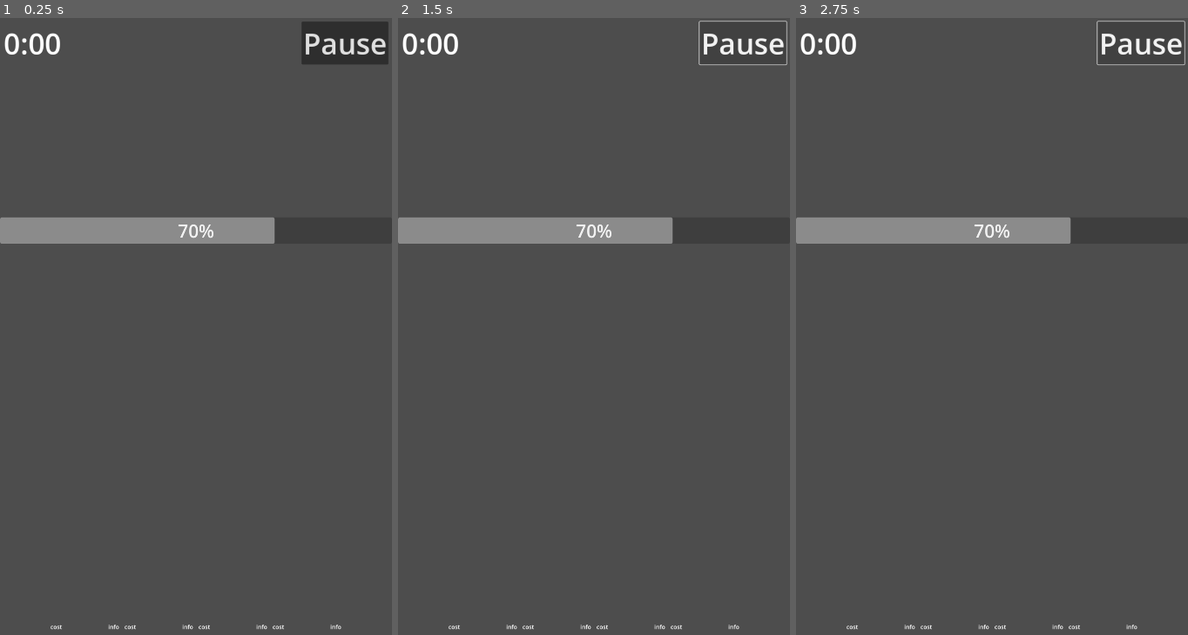
Above: before the commit, frames 1-3 (left to right).
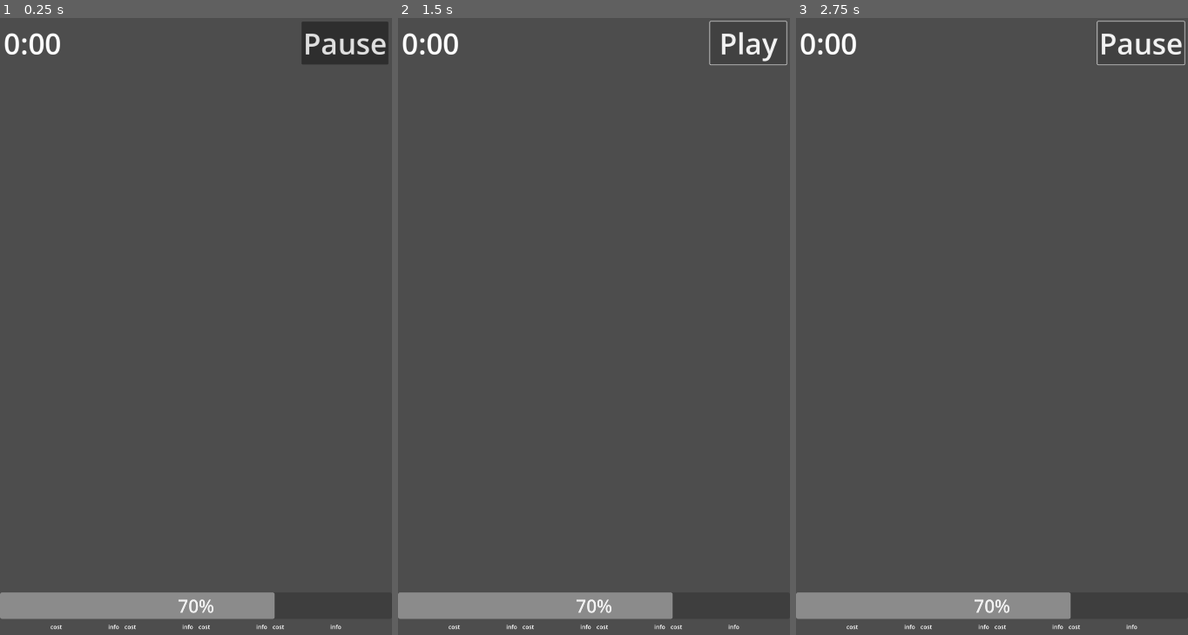
Above: after the commit, the same moments.

Repository: BerkZerker/CFG-Project
Game: Godot game, scene res://src/game/game.tscn
Two runs of this game, one before a commit and one after it. Both use one fixed random seed, a clock stepped at 60 frames per second and the inputs below.
Inputs (mouse positions are in pixels of both pictures, inside the frame that each line leads up to):
- Up to frame 1 (0.25 s): no input
- Up to frame 2 (1.5 s): tap Enter at 0.5 s; move the mouse to (680, 332) at 0.52 s; click (680, 332) at 0.67 s; click "Pause" at 1.25 s
- Up to frame 3 (2.75 s): click "Pause" (after the commit: "Play") at 2 s

The runs differ from the first frame. In frame 1, 6.0% of the frame differs, in the area x 0-70%, y 32-98%; in frame 2, 6.4%, in the area x 0-99%, y 0-98%; in frame 3, 6.0%.
Error before the commit: Parse Error: Preload file "res://src/cards/objects/entity/player/player_card.tscn" does not exist. (res://src/game/game.gd:8)

Commit message:
work on card drop areas

Diff:
--- a/src/cards/card.gd
+++ b/src/cards/card.gd
@@ -37,6 +37,8 @@
 func select(event : InputEvent) -> void:
 	is_pressed = true
 	touch_index = event.index
+	target_pos.x = event.position.x - size.x / 2.0
+	target_pos.y = event.position.y - size.y / 2.0
 #	on_action_card_selected.emit(self)
 #	#$AnimationPlayer.play("selected")
 
@@ -50,3 +52,7 @@
 #	# JUST FOR TESTING
 #	if is_snapped:
 #		Input.vibrate_handheld(50)
+
+
+func _on_area_2d_area_entered(area):
+	print('entered')
--- a/src/cards/card.tscn
+++ b/src/cards/card.tscn
@@ -1,6 +1,9 @@
-[gd_scene load_steps=3 format=3 uid="uid://qgf2qrsruc3k"]
+[gd_scene load_steps=4 format=3 uid="uid://qgf2qrsruc3k"]
 
 [ext_resource type="Script" path="res://src/cards/card.gd" id="1_ius43"]
+
+[sub_resource type="RectangleShape2D" id="RectangleShape2D_ef7af"]
+size = Vector2(200, 260)
 
 [sub_resource type="RectangleShape2D" id="RectangleShape2D_sqyjg"]
 size = Vector2(200, 260)
@@ -18,6 +21,12 @@
 script = ExtResource("1_ius43")
 
 [node name="Timer" type="Timer" parent="."]
+
+[node name="Area2D" type="Area2D" parent="."]
+position = Vector2(100, 130)
+
+[node name="CollisionShape2D" type="CollisionShape2D" parent="Area2D"]
+shape = SubResource("RectangleShape2D_ef7af")
 
 [node name="AnimatedSprite2D" type="AnimatedSprite2D" parent="."]
 centered = false
@@ -48,3 +57,5 @@
 shape = SubResource("RectangleShape2D_sqyjg")
 
 [node name="AnimationPlayer" type="AnimationPlayer" parent="."]
+
+[connection signal="area_entered" from="Area2D" to="." method="_on_area_2d_area_entered"]
--- a/src/game/arena.tscn
+++ /dev/null
@@ -1,31 +0,0 @@
-[gd_scene load_steps=2 format=3 uid="uid://sq0rigkhrc3h"]
-
-[ext_resource type="PackedScene" uid="uid://d2qntu1kie6ag" path="res://old/objects/enviromment/enviromment_card.tscn" id="1_sw230"]
-
-[node name="Arena" type="HBoxContainer"]
-offset_right = 40.0
-offset_bottom = 40.0
-
-[node name="VBoxContainer3" type="VBoxContainer" parent="."]
-layout_mode = 2
-
-[node name="EnvirommentCard2" parent="VBoxContainer3" instance=ExtResource("1_sw230")]
-layout_mode = 2
-
-[node name="EnvirommentCard" parent="VBoxContainer3" instance=ExtResource("1_sw230")]
-layout_mode = 2
-
-[node name="VBoxContainer2" type="VBoxContainer" parent="."]
-layout_mode = 2
-
-[node name="EnvirommentCard" parent="VBoxContainer2" instance=ExtResource("1_sw230")]
-layout_mode = 2
-
-[node name="VBoxContainer" type="VBoxContainer" parent="."]
-layout_mode = 2
-
-[node name="EnvirommentCard2" parent="VBoxContainer" instance=ExtResource("1_sw230")]
-layout_mode = 2
-
-[node name="EnvirommentCard" parent="VBoxContainer" instance=ExtResource("1_sw230")]
-layout_mode = 2
--- a/src/game/game.gd
+++ b/src/game/game.gd
@@ -2,21 +2,20 @@
 
 var paused = false
 
-@onready var board := $VBoxContainer/Board
-@onready var hand := $VBoxContainer/Hand
-
-var player_scene := preload("res://src/cards/objects/entity/player/player_card.tscn")
-var selected_cards : Array[ActionCard] = []
-var player : PlayerCard
+#@onready var board := $VBoxContainer/Board
+#@onready var hand := $VBoxContainer/Hand
+#
+#var selected_cards : Array[ActionCard] = []
+#var player : PlayerCard
 
 
 # Called when the node enters the scene tree for the first time.
 func _ready() -> void:
-	board.connect_signals(self)
-	hand.connect_signals(self)
-	player = player_scene.instantiate()
-	board.set_card(Vector2i(2, 2), player, self)
-
+	pass
+#	board.connect_signals(self)
+#	hand.connect_signals(self)
+#	player = player_scene.instantiate()
+#	board.set_card(Vector2i(2, 2), player, self)
 
 func _on_button_pressed() -> void:
 	paused = not paused
@@ -25,40 +24,3 @@
 		$VBoxContainer/MarginContainer/Button.text = " Play "
 	else:
 		$VBoxContainer/MarginContainer/Button.text = "Pause"
-
-
-func _on_action_card_selected(card : ActionCard) -> void:
-	selected_cards.append(card)
-
-
-func _on_action_card_dropped(card : ActionCard) -> void:
-	selected_cards.erase(card)
-	if card.is_snapped:
-		var old_pos = card.board_position
-		var old_card = board.get_card(old_pos)
-		var player_pos = player.board_position
-		board.set_card(player_pos, old_card, self)
-		board.set_card(old_pos, player, self)
-
-
-func _on_object_card_pressed(card : ObjectCard) -> void:
-	for c in selected_cards:
-		if c.touch_index == card.touch_index:
-			c.snap_pos = card.global_position
-			c.is_snapped = true
-			c.board_position = card.board_position
-			board.highlight_valid_positions(player, c)
-
-
-func _on_object_card_released(card : ObjectCard) -> void:
-	pass
-
-
-func _on_board_entered(touch_index : int) -> void:
-	pass
-
-
-func _on_board_exited(touch_index : int) -> void:
-	for c in selected_cards:
-		if c.touch_index == touch_index:
-			c.is_snapped = false
--- a/src/game/game.tscn
+++ b/src/game/game.tscn
@@ -1,6 +1,7 @@
-[gd_scene load_steps=3 format=3 uid="uid://ccn4cpnrhfgb2"]
+[gd_scene load_steps=4 format=3 uid="uid://ccn4cpnrhfgb2"]
 
 [ext_resource type="Script" path="res://src/game/game.gd" id="1_lkv3w"]
+[ext_resource type="PackedScene" uid="uid://bpod5q0siu5vg" path="res://src/game/zone.tscn" id="2_3xpaq"]
 [ext_resource type="PackedScene" uid="uid://d4m06jrs44vna" path="res://src/game/hand.tscn" id="3_3ifxr"]
 
 [node name="Main" type="Node"]
@@ -39,9 +40,12 @@
 theme_override_font_sizes/font_size = 80
 text = "Pause"
 
+[node name="Zone" parent="VBoxContainer" instance=ExtResource("2_3xpaq")]
+layout_mode = 2
+
 [node name="ProgressBar" type="ProgressBar" parent="VBoxContainer"]
 layout_mode = 2
-size_flags_vertical = 6
+size_flags_vertical = 8
 mouse_filter = 2
 theme_override_font_sizes/font_size = 50
 step = 1.0
@@ -50,6 +54,6 @@
 [node name="Hand" parent="VBoxContainer" instance=ExtResource("3_3ifxr")]
 layout_mode = 2
 size_flags_horizontal = 4
-size_flags_vertical = 10
+size_flags_vertical = 8
 
 [connection signal="pressed" from="VBoxContainer/MarginContainer/Button" to="." method="_on_button_pressed"]
--- a/src/game/hand.gd
+++ b/src/game/hand.gd
@@ -5,7 +5,7 @@
 @export var SIZE: int = 4
 
 var card_scene := preload("res://src/cards/card.tscn")
-var cards: Array[ActionCard] = []
+var cards: Array[Card] = []
 
 
 # Called when the node enters the scene tree for the first time.
@@ -18,7 +18,7 @@
 
 
 # Called by the main node to connect the signals.
-func connect_signals(node: Node) -> void:
-	for c in cards:
-		c.on_action_card_selected.connect(node._on_action_card_selected)
-		c.on_action_card_dropped.connect(node._on_action_card_dropped)
+#func connect_signals(node: Node) -> void:
+#	for c in cards:
+#		c.on_action_card_selected.connect(node._on_action_card_selected)
+#		c.on_action_card_dropped.connect(node._on_action_card_dropped)
--- /dev/null
+++ b/src/game/lane.gd
@@ -0,0 +1,24 @@
+@tool
+
+class_name Lane extends VBoxContainer
+
+@onready var cardDropArea := $CardDropArea
+@onready var collisionShape := $CardDropArea/CollisionShape2D
+
+
+# Called when the node enters the scene tree for the first time.
+func _ready():
+	pass
+
+
+# Called every frame. 'delta' is the elapsed time since the previous frame.
+func _process(delta):
+	pass
+
+
+# Resize and reposition the collisionShape whenever the base node changes.
+func _on_resized():
+	collisionShape.shape.extents.x = get_rect().size.x / 2.0
+	collisionShape.shape.extents.y = get_rect().size.y / 2.0
+	cardDropArea.position.x += get_rect().size.x / 2.0
+	cardDropArea.position.y += get_rect().size.y / 2.0
--- /dev/null
+++ b/src/game/lane.tscn
@@ -0,0 +1,17 @@
+[gd_scene load_steps=3 format=3 uid="uid://bf74jxsgldog1"]
+
+[ext_resource type="Script" path="res://src/game/lane.gd" id="1_hiiu1"]
+
+[sub_resource type="RectangleShape2D" id="RectangleShape2D_3fvg7"]
+size = Vector2(358, 1434)
+
+[node name="Lane" type="VBoxContainer"]
+size_flags_horizontal = 3
+script = ExtResource("1_hiiu1")
+
+[node name="CardDropArea" type="Area2D" parent="."]
+
+[node name="CollisionShape2D" type="CollisionShape2D" parent="CardDropArea"]
+shape = SubResource("RectangleShape2D_3fvg7")
+
+[connection signal="resized" from="." to="." method="_on_resized"]
--- /dev/null
+++ b/src/game/zone.gd
@@ -0,0 +1,13 @@
+@tool
+
+class_name Zone extends HBoxContainer
+
+
+# Called when the node enters the scene tree for the first time.
+func _ready():
+	pass # Replace with function body.
+
+
+# Called every frame. 'delta' is the elapsed time since the previous frame.
+func _process(delta):
+	pass
--- /dev/null
+++ b/src/game/zone.tscn
@@ -0,0 +1,19 @@
+[gd_scene load_steps=3 format=3 uid="uid://bpod5q0siu5vg"]
+
+[ext_resource type="Script" path="res://src/game/zone.gd" id="1_00dpk"]
+[ext_resource type="PackedScene" uid="uid://bf74jxsgldog1" path="res://src/game/lane.tscn" id="1_3c3qq"]
+
+[node name="Zone" type="HBoxContainer"]
+offset_right = 8.0
+size_flags_horizontal = 3
+size_flags_vertical = 3
+script = ExtResource("1_00dpk")
+
+[node name="Lane1" parent="." instance=ExtResource("1_3c3qq")]
+layout_mode = 2
+
+[node name="Lane2" parent="." instance=ExtResource("1_3c3qq")]
+layout_mode = 2
+
+[node name="Lane3" parent="." instance=ExtResource("1_3c3qq")]
+layout_mode = 2
Not shown, changed: todo.txt
